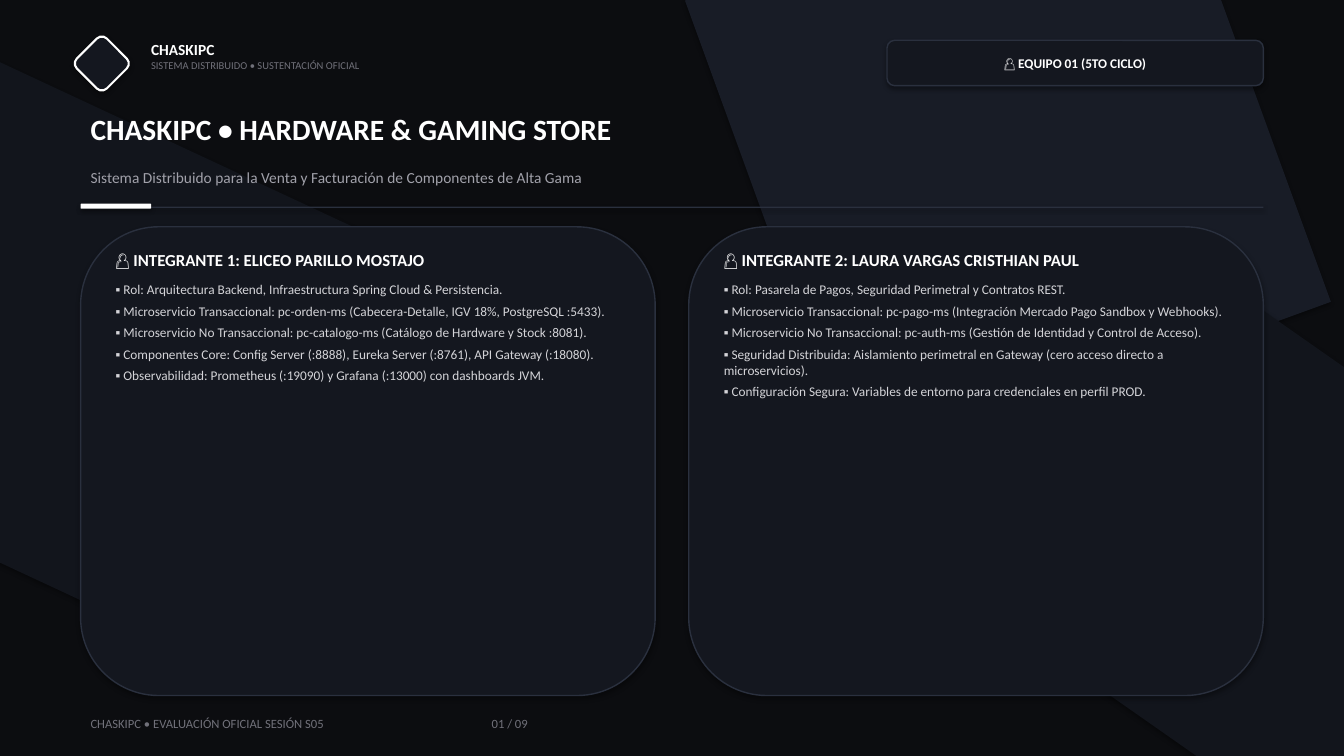
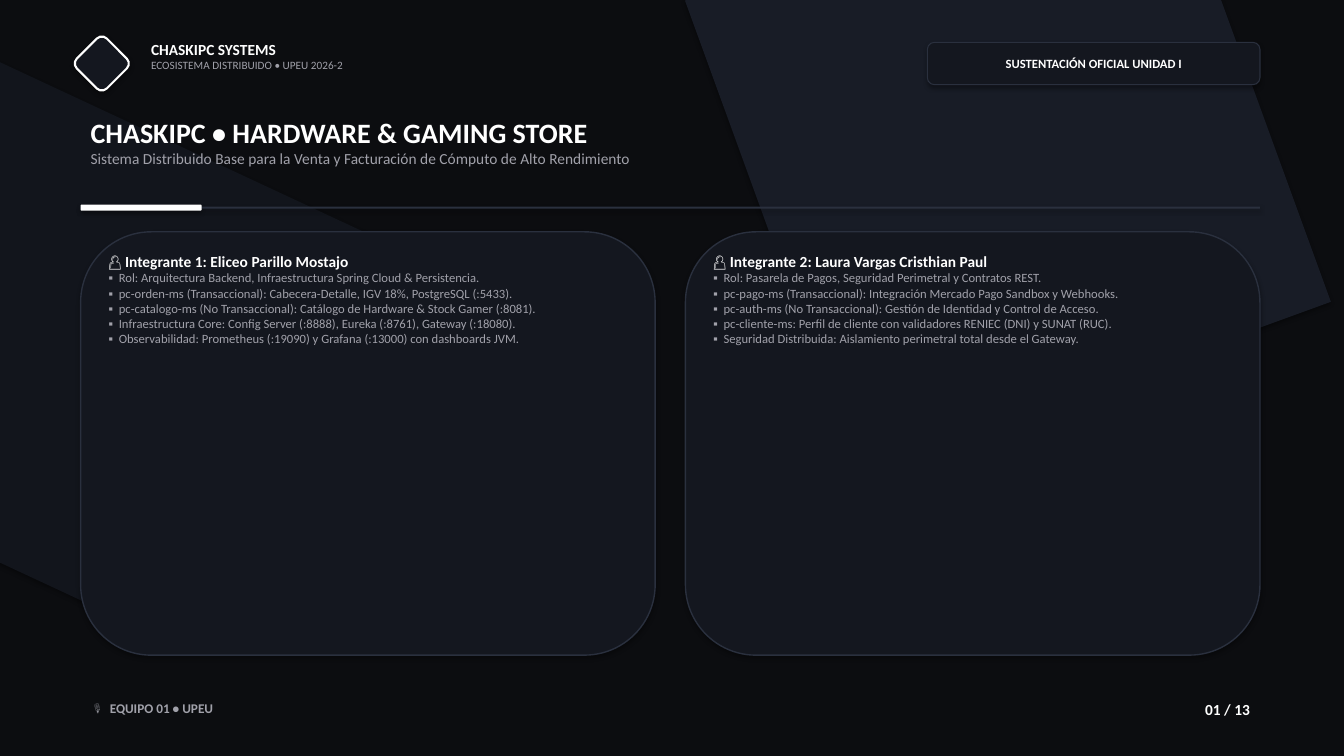
Before and after one commit to jaisesasaki24-cloud/ChaskiByte-Systems, a slide deck: slide 1 of presentacion.pptx. Drawn at 1344x756 pixels with LibreOffice and Linux fonts; fonts in the diff are those of the drawing. Boxes give left, top, right and bottom in pixels: in the first picture for what was removed or moved away, otherwise in the second. Text is boxed around its words. In the diff, an @@ line names an element or a change of style, - is before the commit and + after.

```diff
--- a/presentacion.pptx
+++ b/presentacion.pptx
@@ text at box(151, 45, 343, 69): text changed; size 7.5 to 8 pt; text colour #71717A to #A1A1AA @@
-CHASKIPC
-SISTEMA DISTRIBUIDO • SUSTENTACIÓN OFICIAL
+CHASKIPC SYSTEMS
+ECOSISTEMA DISTRIBUIDO • UPEU 2026-2
@@ rounded rectangle removed at box(887, 40, 1263, 86) @@
-👤 EQUIPO 01 (5TO CICLO)
@@ rounded rectangle added at box(928, 42, 1260, 85), fill #14171F, outline #2A303E 0.75 pt, 9 pt, text #FFFFFF, bold @@
+SUSTENTACIÓN OFICIAL UNIDAD I
@@ text at box(91, 124, 629, 167): text changed @@
-Sistema Distribuido para la Venta y Facturación de Componentes de Alta Gama
+CHASKIPC • HARDWARE & GAMING STORE
+Sistema Distribuido Base para la Venta y Facturación de Cómputo de Alto Rendimiento
@@ text removed at box(91, 120, 611, 141) @@
-CHASKIPC • HARDWARE & GAMING STORE
@@ rounded rectangle: place and size @@
-rounded rectangle at box(81, 204, 151, 209)
+rounded rectangle at box(81, 205, 202, 211)
@@ rounded rectangle: place and size @@
-rounded rectangle at box(81, 227, 655, 696)
+rounded rectangle at box(81, 232, 655, 655)
@@ rounded rectangle: place and size @@
-rounded rectangle at box(689, 227, 1263, 696)
+rounded rectangle at box(686, 232, 1260, 655)
@@ text at box(125, 256, 349, 270): text changed; size 12 to 11 pt @@
-👤 INTEGRANTE 1: ELICEO PARILLO MOSTAJO
+👤 Integrante 1: Eliceo Parillo Mostajo
@@ text at box(730, 256, 988, 270): text changed; size 12 to 11 pt @@
-👤 INTEGRANTE 2: LAURA VARGAS CRISTHIAN PAUL
+👤 Integrante 2: Laura Vargas Cristhian Paul
@@ text at box(119, 289, 536, 330): text changed; size 9.5 to 9 pt; text colour #D4D4D8 to #A1A1AA @@
-▪ Microservicio Transaccional: pc-orden-ms (Cabecera-Detalle, IGV 18%, PostgreSQL :5433).
-▪ Microservicio No Transaccional: pc-catalogo-ms (Catálogo de Hardware y Stock :8081).
-▪ Componentes Core: Config Server (:8888), Eureka Server (:8761), API Gateway (:18080).
+▪ pc-orden-ms (Transaccional): Cabecera-Detalle, IGV 18%, PostgreSQL (:5433).
+▪ pc-catalogo-ms (No Transaccional): Catálogo de Hardware & Stock Gamer (:8081).
+▪ Infraestructura Core: Config Server (:8888), Eureka (:8761), Gateway (:18080).
@@ text at box(119, 273, 519, 345): size 9.5 to 9 pt, text colour #D4D4D8 to #A1A1AA in "▪ Rol: Arquitectura Backend, Infraestructura Spring Cloud ...", "▪ Observabilidad: Prometheus (:19090) y Grafana (:13000) ..."; less space between paragraphs @@
@@ text at box(724, 289, 1118, 345): text changed; size 9.5 to 9 pt; text colour #D4D4D8 to #A1A1AA @@
-▪ Microservicio Transaccional: pc-pago-ms (Integración Mercado Pago Sandbox y Webhooks).
-▪ Microservicio No Transaccional: pc-auth-ms (Gestión de Identidad y Control de Acceso).
-▪ Seguridad Distribuida: Aislamiento perimetral en Gateway (cero acceso directo a microservicios).
-▪ Configuración Segura: Variables de entorno para credenciales en perfil PROD.
+▪ pc-pago-ms (Transaccional): Integración Mercado Pago Sandbox y Webhooks.
+▪ pc-auth-ms (No Transaccional): Gestión de Identidad y Control de Acceso.
+▪ pc-cliente-ms: Perfil de cliente con validadores RENIEC (DNI) y SUNAT (RUC).
+▪ Seguridad Distribuida: Aislamiento perimetral total desde el Gateway.
@@ text at box(724, 273, 1042, 284): size 9.5 to 9 pt, text colour #D4D4D8 to #A1A1AA in "▪ Rol: Pasarela de Pagos, Seguridad Perimetral ..."; less space between paragraphs @@
@@ rectangle removed at box(979, 274, 1344, 756) @@
@@ text removed at box(91, 717, 528, 728) @@
-CHASKIPC • EVALUACIÓN OFICIAL SESIÓN S05 01 / 09
@@ text added at box(110, 704, 213, 715), 9.5 pt, text #A1A1AA, bold @@
+🎙️ EQUIPO 01 • UPEU
@@ text added at box(1205, 705, 1250, 715), 11 pt, text #FFFFFF, bold @@
+01 / 13
```
Also in this commit, not shown: 3 other slides changed, 9 slides added, 5 slides removed, 2 other files.
